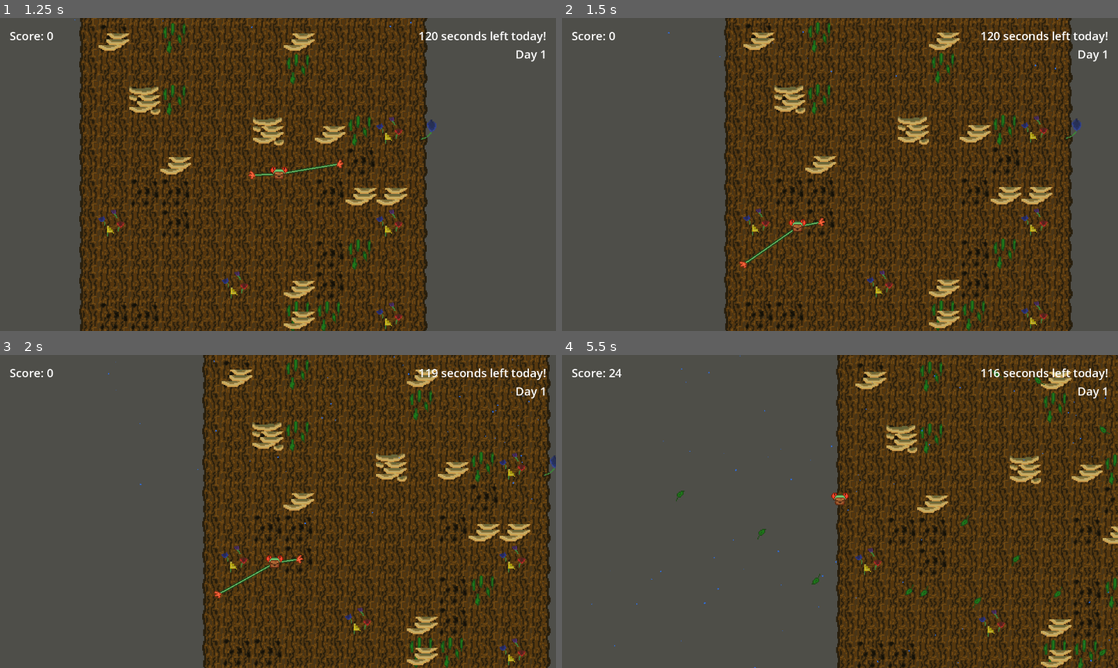
Above: before the commit, frames 1-4 (two rows, left to right).
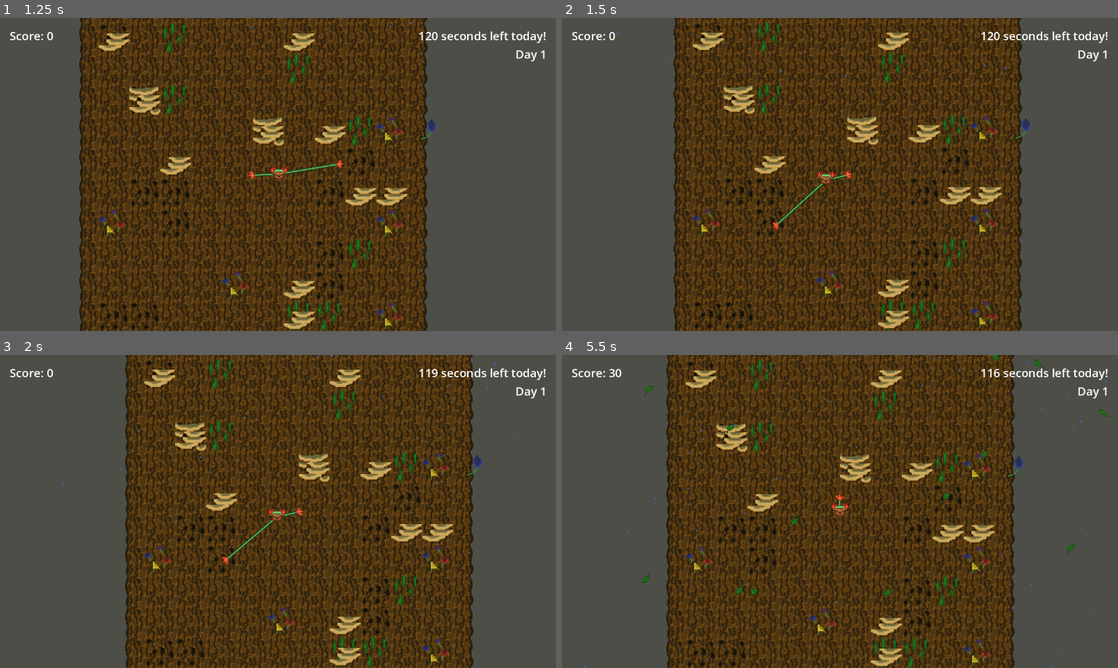
Above: after the commit, the same moments.

Repository: Team-Goose/brackeys-12-game-jam
Game: Godot game, scene res://game.tscn
Two runs of this game, one before a commit and one after it. Both use one fixed random seed, a clock stepped at 60 frames per second and the inputs below. Sound files missing from this copy of the repository are replaced by a short silence.
Inputs (mouse positions are in pixels of both pictures, inside the frame that each line leads up to):
- Up to frame 1 (1.25 s): click "Play!" at 0.5 s
- Up to frame 2 (1.5 s): move the mouse to (645, 315) at 1.27 s; press the mouse at (645, 315) at 1.28 s; hold Right (right) from 1.28 s (still down)
- Up to frame 3 (2 s): keep holding Right (right)
- Up to frame 4 (5.5 s): move the mouse to (767, 621) at 2.02 s; release Right (right) at 2.03 s; release the mouse at (767, 621) at 2.03 s; hold Left (left) 2.03-2.78 s; click (767, 621) at 2.1 s; move the mouse to (828, 589) at 2.77 s; hold Right mouse button (r_click) 2.78-3.53 s; hold Right (right) 2.78-4.28 s; click (828, 589) at 3.05 s; move the mouse to (840, 558) at 3.52 s; click (840, 558) at 3.6 s; move the mouse to (840, 530) at 4.27 s; press the mouse at (840, 530) at 4.28 s; hold Left (left) from 4.28 s (still down); move the mouse to (840, 498) at 5.02 s; release the mouse at (840, 498) at 5.03 s; right-click (840, 498) at 5.1 s; click (840, 498) at 5.3 s

Frame 1 is identical in both runs. In frame 2, 46% of the frame differs, in the area x 10-96%, y 0-100%; in frame 3, 53%; in frame 4, 66%, in the area x 4-100%, y 0-100%.

Commit message:
strength check

Diff:
--- a/game.gd
+++ b/game.gd
@@ -87,10 +87,10 @@
 	write_file.store_line(JSON.stringify(data))
 
 func _process(delta: float) -> void:
-	var game_gui: GameGUI = $CanvasLayer/GameGUI
-	if game_gui != null:
+	var gui: GameGUI = get_node_or_null(^"CanvasLayer/GameGUI")
+	if gui:
 		var proportion_time_passed: float = (%DayTimer.wait_time - %DayTimer.time_left) / %DayTimer.wait_time
-		game_gui.set_color(proportion_time_passed)
+		gui.set_color(proportion_time_passed)
 
 func _input(event: InputEvent) -> void:
 	if event.is_action_pressed('esc') && !%MainMenu.visible:
@@ -113,6 +113,7 @@
 	instance.connect('return_to_title_pressed', return_to_title)
 	$CanvasLayer.add_child(instance)
 	get_tree().paused = true
+
 
 func show_pause_menu() -> void:
 	var instance: PauseMenu = pause_menu_preload.instantiate()
--- a/game.tscn
+++ b/game.tscn
@@ -25,33 +25,27 @@
 unique_name_in_owner = true
 stream = ExtResource("3_c0bxx")
 autoplay = true
-bus = &"Music"
 
 [node name="Marimba1" type="AudioStreamPlayer" parent="Music"]
 unique_name_in_owner = true
 stream = ExtResource("4_57xrh")
 autoplay = true
-bus = &"Music"
 
 [node name="Contrabass" type="AudioStreamPlayer" parent="Music"]
 unique_name_in_owner = true
 stream = ExtResource("5_esxe0")
-bus = &"Music"
 
 [node name="Ukulele" type="AudioStreamPlayer" parent="Music"]
 unique_name_in_owner = true
 stream = ExtResource("6_10566")
-bus = &"Music"
 
 [node name="Marimba2" type="AudioStreamPlayer" parent="Music"]
 unique_name_in_owner = true
 stream = ExtResource("7_fg56r")
-bus = &"Music"
 
 [node name="Trumpet" type="AudioStreamPlayer" parent="Music"]
 unique_name_in_owner = true
 stream = ExtResource("8_adna2")
-bus = &"Music"
 
 [node name="DayTimer" type="Timer" parent="."]
 unique_name_in_owner = true
--- a/scenes/Player.tscn
+++ b/scenes/Player.tscn
@@ -59,6 +59,5 @@
 
 [node name="GrabSoundEffect" type="AudioStreamPlayer" parent="."]
 stream = ExtResource("7_ntm1m")
-bus = &"SFX"
 
 [connection signal="storm_strength" from="Forg/Camera2D/Storm" to="." method="_on_storm_strength_change"]
--- a/scripts/cell_click_area.gd
+++ b/scripts/cell_click_area.gd
@@ -3,7 +3,7 @@
 signal area_l_clicked
 signal area_r_clicked
 
-func _input_event(viewport: Viewport, event: InputEvent, shape_idx: int) -> void:
+func _input_event(_viewport: Viewport, event: InputEvent, _shape_idx: int) -> void:
 	if event.is_action_pressed("l_click"):
 		area_l_clicked.emit()
 	elif event.is_action_pressed("r_click"):
--- a/scripts/player.gd
+++ b/scripts/player.gd
@@ -8,6 +8,7 @@
 @onready var lhand_line := $LHandLine
 @onready var rhand_line := $RHandLine
 @onready var camera := $Forg/Camera2D
+@onready var grab_sound := $GrabSoundEffect
 
 var active_hand_left := true
 var storm_strength := 0
@@ -19,20 +20,23 @@
 		params.position = lhand.global_position if active_hand_left else rhand.global_position
 		params.collide_with_areas = true
 
-		var result = get_world_2d().direct_space_state.intersect_point(params, 1)
+		var result := get_world_2d().direct_space_state.intersect_point(params, 1)
 		if result.size() == 1:
-			if active_hand_left:
-				lhand.global_position = result.front().collider.global_position
-			else:
-				rhand.global_position = result.front().collider.global_position
-			active_hand_left = !active_hand_left
-			$GrabSoundEffect.pitch_scale = (randf() / 2.0) + 0.75
-			$GrabSoundEffect.play()
+			var tree_cell: TreeCell = result.front().collider.get_parent()
+			if tree_cell.hold_strength >= storm_strength:
+				if active_hand_left:
+					lhand.global_position = tree_cell.global_position
+				else:
+					rhand.global_position = tree_cell.global_position
+				active_hand_left = !active_hand_left
+				grab_sound.pitch_scale = (randf() / 2.0) + 0.75
+				grab_sound.play()
 
 func _process(delta: float) -> void:
 	move_hand(active_hand_left)
 	move_forg()
 	rotate_hand()
+	print(storm_strength)
 	pass
 
 func move_forg():
--- a/scripts/tree_hold_mapper.gd
+++ b/scripts/tree_hold_mapper.gd
@@ -27,10 +27,10 @@
 	var instance: TreeCell = tree_cell.instantiate()
 	var rect: Rect2 = instance.get_rect()
 	var vp_rect = get_viewport_rect().size
-	start_x = (vp_rect.x / 2) - (rect.size.x * BOXES_PER_ROW / 2)
-	start_x += rect.size.x / 2
+	start_x = (vp_rect.x / 2.0) - (rect.size.x * BOXES_PER_ROW / 2.0)
+	start_x += rect.size.x / 2.0
 	start_y = vp_rect.y
-	start_y -= rect.size.y / 2
+	start_y -= rect.size.y / 2.0
 	#player.global_position = Vector2(vp_rect.x / 2, vp_rect.y / 2)
 	for i in BOXES_PER_ROW:
 		grid.append([])
